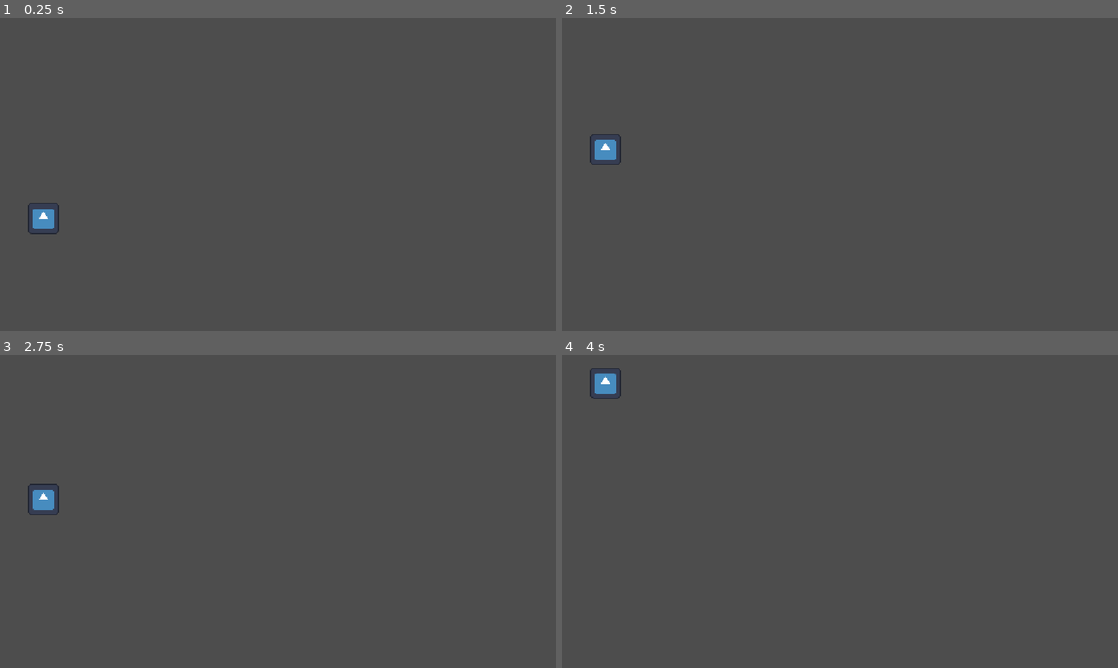
Above: before the commit, frames 1-4 (two rows, left to right).
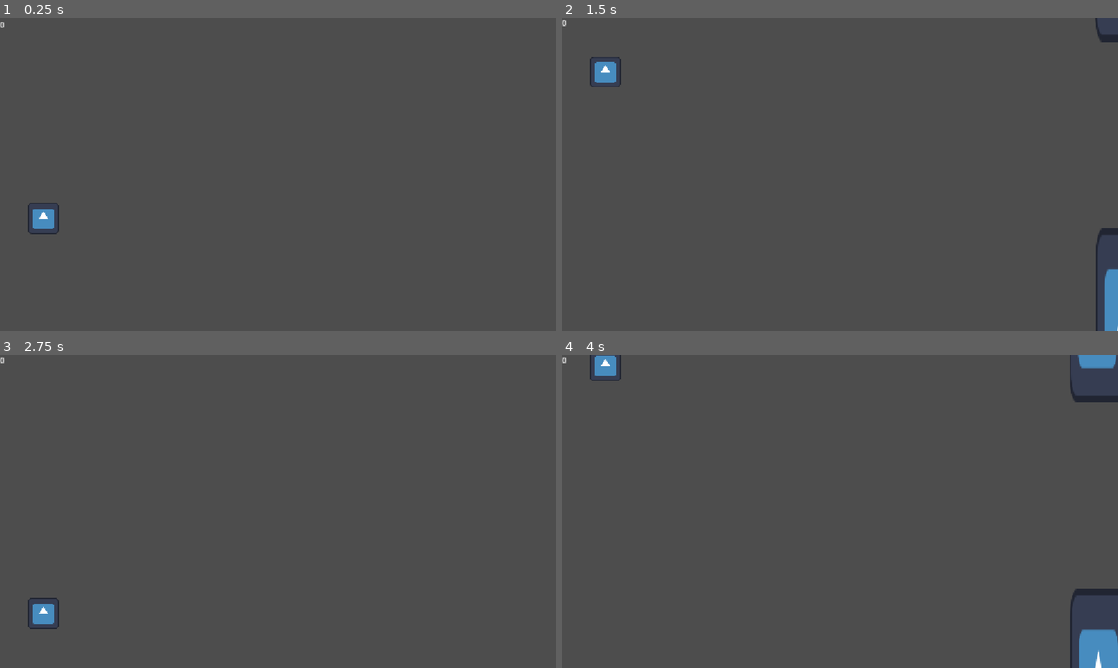
Above: after the commit, the same moments.

Repository: bryanpinheiro/flappy-bird
Game: Godot game, scene res://scene/main.tscn
Same seed, same stepped clock (60 frames per second), same inputs: the game is played once before the commit and once after it. The engine's default icon, where the game draws it, is replaced by a stand-in: a white triangle on a blue panel in a dark square.
Inputs:
- Up to frame 1 (0.25 s): no input
- Up to frame 2 (1.5 s): tap Space (jump) at 0.6, 0.77, 1.07, 1.35 s
- Up to frame 3 (2.75 s): tap Space (jump) at 1.52, 1.82, 2.1 s
- Up to frame 4 (4 s): tap Space (jump) at 2.85, 3.02, 3.32, 3.6, 3.77 s

The runs differ from the first frame. In frame 1, less than 0.1% of the frame differs, in the area x 0-1%, y 1-4%; in frame 2, 1.5%; in frame 3, 0.7%; in frame 4, 2.2%, in the area x 0-100%, y 0-100%.

Commit message:
Next class
Som toda vez que fazer um ponto coloca um som. gfxr. sf

Diff:
--- a/project.godot
+++ b/project.godot
@@ -14,6 +14,10 @@
 run/main_scene="uid://b26jsb3io38px"
 config/features=PackedStringArray("4.7", "GL Compatibility")
 config/icon="res://icon.svg"
+
+[autoload]
+
+EventBus="*uid://cnxvww4mkrdf4"
 
 [display]
 
--- /dev/null
+++ b/scene/main.gd
@@ -0,0 +1,13 @@
+extends Node2D
+
+var score: int = 0
+
+@onready var score_label = %ScoreLabel
+
+func _ready() -> void:
+	EventBus.scored.connect(_on_scored)
+	score_label.text = str("[wave]", score)
+
+func _on_scored() -> void:
+	score += 1
+	score_label.text = str("[wave]", score)
--- a/scene/main.tscn
+++ b/scene/main.tscn
@@ -1,18 +1,31 @@
 [gd_scene format=3 uid="uid://b26jsb3io38px"]
 
 [ext_resource type="PackedScene" uid="uid://dsbo668u45bio" path="res://scene/player.tscn" id="1_itxqv"]
+[ext_resource type="Script" uid="uid://b7a32kchquasl" path="res://scene/main.gd" id="1_wp4xf"]
 [ext_resource type="Script" uid="uid://bdf0m52kjh6vk" path="res://script/spawner.gd" id="2_v0l8b"]
 
 [node name="Main" type="Node2D" unique_id=176879893]
+script = ExtResource("1_wp4xf")
 
 [node name="Player" parent="." unique_id=675860985 instance=ExtResource("1_itxqv")]
 position = Vector2(90, 329)
 
 [node name="Spawner" type="Marker2D" parent="." unique_id=1636085162]
-position = Vector2(1282, 297)
+position = Vector2(1162, 320)
 script = ExtResource("2_v0l8b")
 
 [node name="Timer" type="Timer" parent="Spawner" unique_id=1185977630]
 autostart = true
 
+[node name="HUD" type="CanvasLayer" parent="." unique_id=259716043]
+
+[node name="ScoreLabel" type="RichTextLabel" parent="HUD" unique_id=2112862385]
+unique_name_in_owner = true
+offset_right = 40.0
+offset_bottom = 40.0
+bbcode_enabled = true
+text = "[rainbow]BUG"
+fit_content = true
+autowrap_mode = 0
+
 [connection signal="timeout" from="Spawner/Timer" to="Spawner" method="_on_timer_timeout"]
--- a/scene/obstacle.tscn
+++ b/scene/obstacle.tscn
@@ -4,23 +4,36 @@
 [ext_resource type="Texture2D" uid="uid://cwt6iq5aosd4l" path="res://icon.svg" id="1_p1pd2"]
 
 [sub_resource type="RectangleShape2D" id="RectangleShape2D_ajdik"]
-size = Vector2(84, 454)
+size = Vector2(118, 453)
+
+[sub_resource type="RectangleShape2D" id="RectangleShape2D_bwkyw"]
+size = Vector2(117, 361)
 
 [node name="Obstacle" type="StaticBody2D" unique_id=432466049]
 script = ExtResource("1_nyukl")
 
 [node name="CollisionShape2D" type="CollisionShape2D" parent="." unique_id=1716698709]
-position = Vector2(2, 322)
+position = Vector2(2, 420)
 shape = SubResource("RectangleShape2D_ajdik")
 
 [node name="Icon" type="Sprite2D" parent="CollisionShape2D" unique_id=2053042710]
-scale = Vector2(0.65625, 3.546875)
+position = Vector2(0.49999523, 0)
+scale = Vector2(0.9140625, 3.546875)
 texture = ExtResource("1_p1pd2")
 
 [node name="CollisionShape2D2" type="CollisionShape2D" parent="." unique_id=1131308575]
-position = Vector2(2, -355)
+position = Vector2(1, -420)
 shape = SubResource("RectangleShape2D_ajdik")
 
 [node name="Icon" type="Sprite2D" parent="CollisionShape2D2" unique_id=1607037501]
-scale = Vector2(0.65625, 3.546875)
+position = Vector2(-0.500002, 0)
+scale = Vector2(0.8984375, 3.546875)
 texture = ExtResource("1_p1pd2")
+
+[node name="ScoreArea" type="Area2D" parent="." unique_id=1897321108]
+
+[node name="CollisionShape2D" type="CollisionShape2D" parent="ScoreArea" unique_id=1053032306]
+position = Vector2(1.5, -0.5)
+shape = SubResource("RectangleShape2D_bwkyw")
+
+[connection signal="body_entered" from="ScoreArea" to="." method="_on_score_area_body_entered"]
--- /dev/null
+++ b/script/event_bus.gd
@@ -0,0 +1,3 @@
+extends Node
+
+signal scored
--- a/script/obstacle.gd
+++ b/script/obstacle.gd
@@ -1,6 +1,13 @@
 extends StaticBody2D
 
-@export var speed : float = 200
+@export var speed : float = 400
+
+const OBSTACLE = preload("uid://mtkiq18r1rew")
+
 
 func _physics_process(delta):
 	position.x -= speed * delta
+
+
+func _on_score_area_body_entered(body):
+	EventBus.scored.emit()
--- a/script/player.gd
+++ b/script/player.gd
@@ -1,9 +1,10 @@
 extends CharacterBody2D
+
 
 func _physics_process(delta):
 	velocity.y += get_gravity().y * 0.05
 	if Input.is_action_just_pressed("jump"):
-		velocity.y = -1000
+		velocity.y = -1000	* 0.6
 	move_and_slide()
 
 	if get_last_slide_collision() != null:
--- a/script/spawner.gd
+++ b/script/spawner.gd
@@ -4,5 +4,7 @@
 
 
 func _on_timer_timeout():
+	var random_y = randi_range(-100, 100)
 	var obstacle: Node2D = OBSTACLE.instantiate()
+	obstacle.position.y = random_y
 	add_child(obstacle)
Not shown, added: scene/main.gd.uid
Not shown, added: script/event_bus.gd.uid
